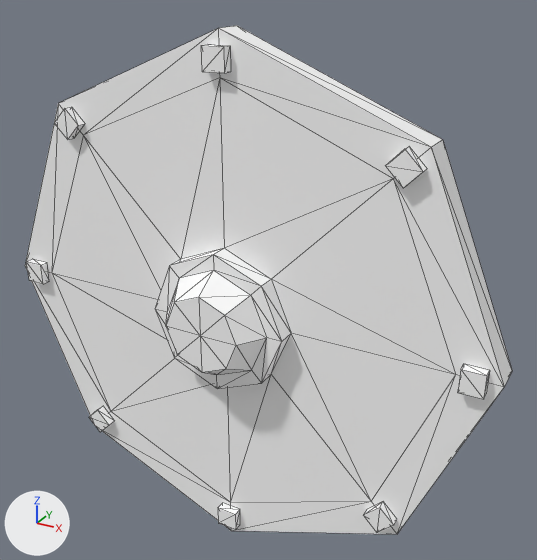
Renders of the glTF model assets/synty/simple_fantasy/models/SF_Wep_RoundShield_Pattern_02.glb from each side of a commit.
The view is the same before and after, from a 50 mm camera at (0.00918, -0.01422, 0.00849) aimed at (0.00085, 0.00093, 0.00092). Every picture has the same lights, and +X, +Y and +Z are marked at lower left. Mesh edges are drawn as thin lines.

The older version as bpy lines, for what is in view:
```python
mat_lambert1 = principled_material('lambert1')
mat_lambert1.base_color = (1.0, 1.0, 1.0)  # white #ffffff
mat_lambert1.roughness = 0.553
me_mesh = bpy.data.meshes.new('Mesh')
me_mesh.from_pydata(...)  # 130 vertices, 208 faces; spans x -0.007..0.007, y -0.00097..0.00097, z -0.007..0.007
me_mesh.materials.append(mat_lambert1)  # white #ffffff
ob_sf_wep_roundshield_pattern_02 = bpy.data.objects.new('SF_Wep_RoundShield_Pattern_02', me_mesh)
ob_sf_wep_roundshield_pattern_02.location = (0.0, 0.0, 0.0)
```
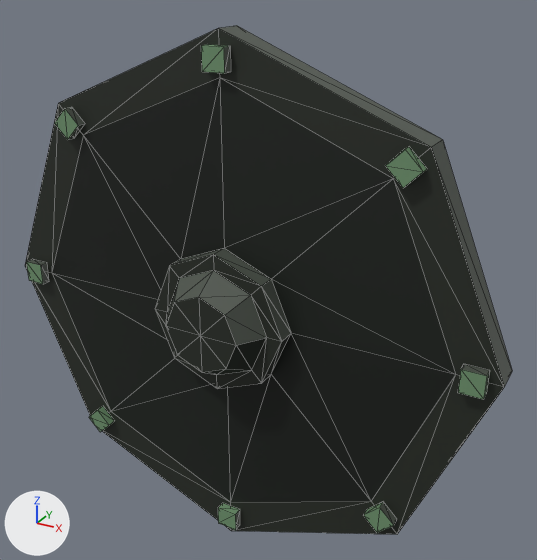
Boxes (x1, y1, x2, y2) around the edits, measured in the pictures (537 x 560 px):
'SF_Wep_RoundShield_Pattern_02', surface changed (grey to black)
    both: (25, 25, 512, 534)

What changed in the scene script:
```text
Add img_undead_footman_01:
    img_undead_footman_01 = load_image('Undead_Footman_01', '_unpacked/Undead_Footman_01', 512, 512, 'sRGB')
Change mat_lambert1:
    remove mat_lambert1.base_color = (1.0, 1.0, 1.0)  # white #ffffff
    add mat_lambert1.texture = img_undead_footman_01
```
